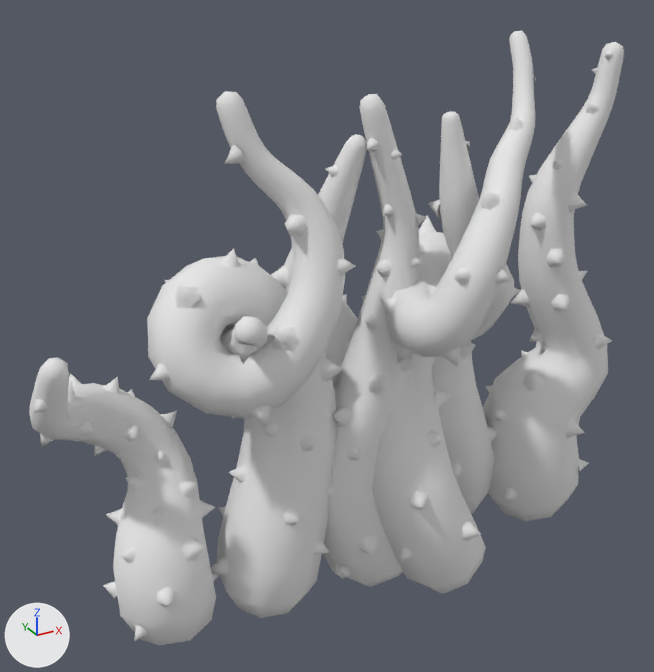
Two versions of the FBX model Assets/FBX/Pluzze/Vines.fbx, one commit apart.
Rendered twice from a 50 mm camera at (-1.37, -2.2, 1.89) aimed at (-0.1, 0.1, 0.73). Lighting does not change. The marker at lower left points along +X, +Y and +Z. Objects named as collision shapes, trigger or cutter boxes, shadow casters or lower levels of detail are left out. Where no turn or scale is listed for an object, it has been applied to the vertices.

Script lines for the objects in view, before the commit:
```python
me_vine1 = bpy.data.meshes.new('Vine1')
me_vine1.from_pydata(...)  # 657 vertices, 620 faces; spans x -0.27..0.21, y -0.21..0.2, z -0.15..1.49
# faces by material slot: [200, 420]
me_vine1.materials.append(mat_logmat)  # white #e7e7e7
me_vine1.materials.append(mat_placeholdermaterial)  # white #e7e7e7
me_vine2 = bpy.data.meshes.new('Vine2')
me_vine2.from_pydata(...)  # 573 vertices, 540 faces; spans x -1.044..-0.525, y -0.166..0.361, z -0.122..0.911
# faces by material slot: [168, 372]
me_vine2.materials.append(mat_logmat)  # white #e7e7e7
me_vine2.materials.append(mat_placeholdermaterial)  # white #e7e7e7
me_vine3 = bpy.data.meshes.new('Vine3')
me_vine3.from_pydata(...)  # 660 vertices, 624 faces; spans x 0.49..1.0, y -0.21..0.2, z -0.12..1.59
# faces by material slot: [216, 408]
me_vine3.materials.append(mat_logmat)  # white #e7e7e7
me_vine3.materials.append(mat_placeholdermaterial)  # white #e7e7e7
ob_vine1 = bpy.data.objects.new('Vine1', me_vine1)
ob_vine1.location = (0.0, 0.0, 0.0)
ob_vine2 = bpy.data.objects.new('Vine2', me_vine2)
ob_vine2.location = (0.0, 0.0, 0.0)
ob_vine3 = bpy.data.objects.new('Vine3', me_vine3)
ob_vine3.location = (0.0, 0.0, 0.0)
# also in view: 'VineyardWall' at (-0.06, 0.06, 0.73)
```
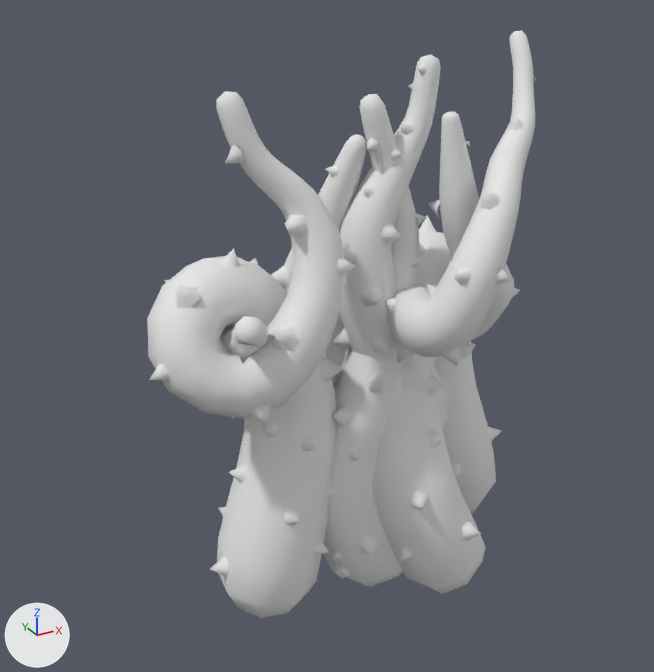
Pixel boxes (x1, y1, x2, y2) of what changed, in the pictures (654 x 672 px):
'Vine3', mesh moved
    before: (483, 42, 624, 521)
    after: (328, 54, 448, 572)
'Vine2', mesh moved
    before: (29, 358, 220, 645)
    after: (339, 563, 343, 569)

The edits, one by one:
me_vine2 has 573 vertices, 540 faces and spans x -1.044..-0.525, y -0.166..0.361, z -0.122..0.911.
me_vine2 is used by ob_vine2; location (0.0, 0.0, 0.0).
me_vine2 part 1: the whole mesh is moved by (0.699, 0.0, 0.0).
me_vine3 has 660 vertices, 624 faces and spans x 0.49..1.0, y -0.21..0.2, z -0.12..1.59.
me_vine3 is used by ob_vine3; location (0.0, 0.0, 0.0).
me_vine3 part 2: the whole mesh is moved by (-0.71, 0.0, 0.0).
